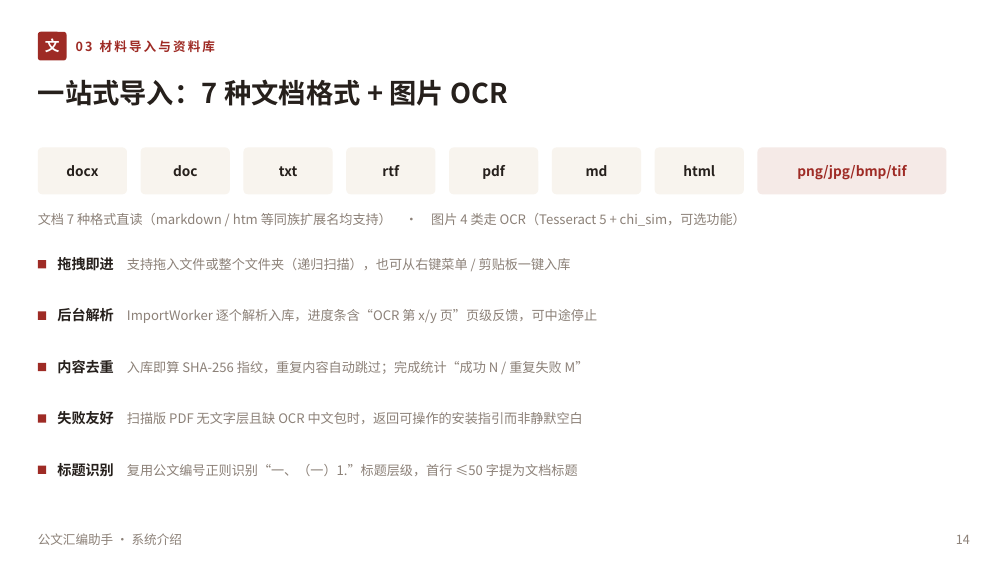
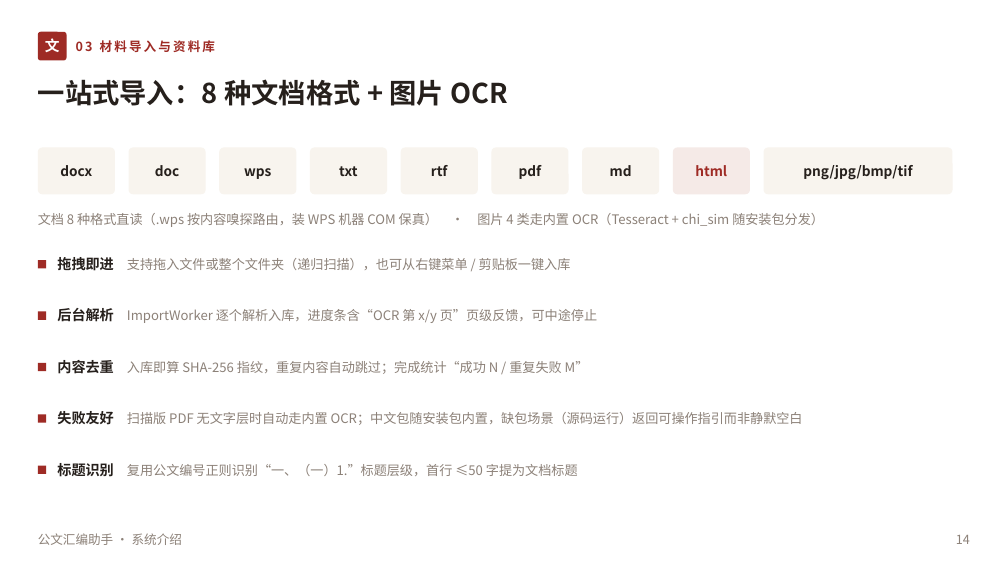
Before and after one commit to lzh745200/gwtool, a slide deck: slide 14 of 公文汇编助手-系统介绍.pptx. Drawn at 1008x567 pixels with LibreOffice and Linux fonts; fonts in the diff are those of the drawing. Boxes give left, top, right and bottom in pixels: in the first picture for what was removed or moved away, otherwise in the second. Text is boxed around its words. In the diff, an @@ line names an element or a change of style, - is before the commit and + after.

```diff
--- a/公文汇编助手-系统介绍.pptx
+++ b/公文汇编助手-系统介绍.pptx
@@ text at (38,79,508,106): text changed @@
-一站式导入：7 种文档格式 + 图片 OCR
+一站式导入：8 种文档格式 + 图片 OCR
@@ rounded rectangle: place and size @@
-rounded rectangle at (38,147,127,194)
+rounded rectangle at (38,147,115,194)
@@ text "docx": place and size @@
-text "docx" at (66,165,98,176)
+text "docx" at (60,165,92,176)
@@ rounded rectangle: place and size @@
-rounded rectangle at (141,147,230,194)
+rounded rectangle at (129,147,206,194)
@@ text "doc": place and size @@
-text "doc" at (173,165,197,176)
+text "doc" at (155,165,179,176)
@@ rounded rectangle: place and size @@
-rounded rectangle at (243,147,333,194)
+rounded rectangle at (219,147,296,194)
@@ rounded rectangle: place and size @@
-rounded rectangle at (346,147,436,194)
+rounded rectangle at (310,147,387,194)
@@ text "txt": place and size @@
-text "txt" at (279,166,297,176)
+text "txt" at (339,166,357,176)
@@ rounded rectangle added at (401,147,478,194), fill #F8F4EE @@
@@ text "rtf": place and size @@
-text "rtf" at (382,165,399,176)
+text "rtf" at (431,165,448,176)
@@ rounded rectangle: place and size @@
-rounded rectangle at (449,147,538,194)
+rounded rectangle at (492,147,569,194)
@@ text "pdf": place and size @@
-text "pdf" at (482,165,505,179)
+text "pdf" at (519,165,542,179)
@@ rounded rectangle: place and size @@
-rounded rectangle at (552,147,641,194)
+rounded rectangle at (582,147,659,194)
@@ text "md": place and size @@
-text "md" at (586,165,608,176)
+text "md" at (610,165,632,176)
@@ rounded rectangle: place and size @@
-rounded rectangle at (655,147,744,194)
+rounded rectangle at (673,147,750,194)
@@ rounded rectangle at (673,147,750,194): fill #F8F4EE to #F5EAE7 @@
@@ text "html": place and size @@
-text "html" at (683,165,715,176)
+text "html" at (695,165,727,176)
@@ text "html" at (695,165,727,176): text colour #26201C to #9E2B25 @@
@@ rounded rectangle: place and size @@
-rounded rectangle at (758,147,947,194)
+rounded rectangle at (764,147,953,194)
@@ rounded rectangle at (764,147,953,194): fill #F5EAE7 to #F8F4EE @@
@@ text "png/jpg/bmp/tif" at (803,165,912,180): text colour #9E2B25 to #26201C @@
@@ text added at (244,168,271,179), 13 pt, text #26201C, bold @@
+wps
@@ text at (38,213,824,227): text changed @@
-文档 7 种格式直读（markdown / htm 等同族扩展名均支持） · 图片 4 类走 OCR（Tesseract 5 + chi_sim，可选功能）
+文档 8 种格式直读（.wps 按内容嗅探路由，装 WPS 机器 COM 保真） · 图片 4 类走内置 OCR（Tesseract + chi_sim 随安装包分发）
@@ text at (57,411,803,425): text changed @@
-失败友好 扫描版 PDF 无文字层且缺 OCR 中文包时，返回可操作的安装指引而非静默空白
+失败友好 扫描版 PDF 无文字层时自动走内置 OCR；中文包随安装包内置，缺包场景（源码运行）返回可操作指引而非静默空白
```
Also in this commit, not shown: 15 other slides changed, 4 other files.
